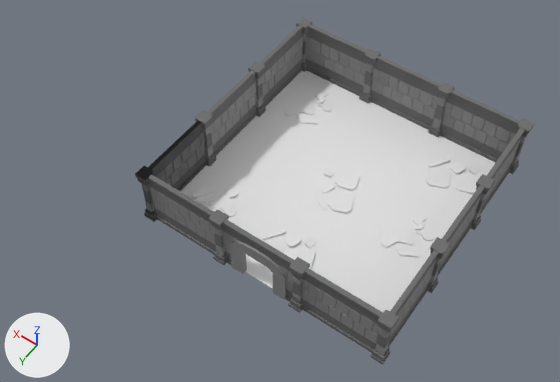
One commit to the Blender file CompleteBlenderCreatorTraining/02_ModularDungeon/ModularDungeon.blend: the scene before it, then after it.
Rendered twice from a 50 mm camera at (-8.9, 13.7, 28.6) aimed at (4.3, -4.7, -0.3). Every picture has the same lights, and +X, +Y and +Z are marked at lower left.

Names of what the first picture shows: 'Floor', 'Floor.001', 'Floor.002', 'Floor.003', 'Floor.004', 'Floor.005', 'Floor.006', 'Floor.007', 'Floor.008', 'Wall.009', 'Wall.010', 'Wall.013'.
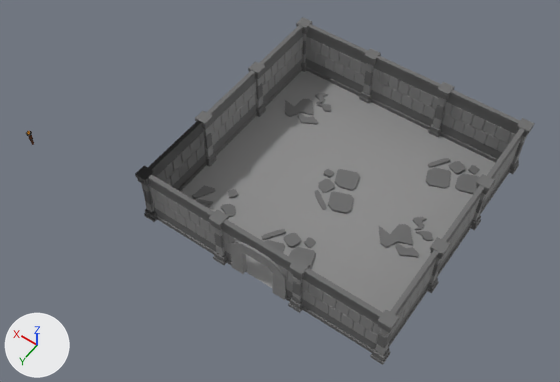
Patch to the scene script:
```diff
--- a/CompleteBlenderCreatorTraining/02_ModularDungeon/ModularDungeon.blend.py
+++ b/CompleteBlenderCreatorTraining/02_ModularDungeon/ModularDungeon.blend.py
@@ me_plane_008 @@
 me_plane_008.from_pydata(...)  # 88 vertices, 53 faces; spans x -2.0..2.0, y -2.0..2.0, z -0.12..0.12
 # used by ob_floor_004; location = (2.0, -6.0, 0.0); rotation_euler = (0.0, 0.0, 1.571), in degrees (0, 0, 90)
+# me_plane_008 part 1: the 1 face centred in x 0.0, y 0.0, z 0.0 switches from no material to mat_wallgrey (grey #909090)
+# me_plane_008 part 2: 52 of the faces centred in x -1.4..1.25, y -1.06..1.16, z -0.08..0.08 switch from no material to mat_pillargrey (dark grey #6d6d6d)
+me_plane_008.materials.append(mat_wallgrey)  # grey #909090
@@ me_plane_009 @@
 me_plane_009.from_pydata(...)  # 4 vertices, 1 face; spans x -2.0..2.0, y -2.0..2.0, z 0.0
+me_plane_009.materials.append(mat_wallgrey)  # grey #909090
@@ me_plane_010 @@
 me_plane_010.from_pydata(...)  # 4 vertices, 1 face; spans x -2.0..2.0, y -2.0..2.0, z 0.0
+me_plane_010.materials.append(mat_wallgrey)  # grey #909090
@@ me_plane_011 @@
 me_plane_011.from_pydata(...)  # 76 vertices, 45 faces; spans x -2.0..2.0, y -2.0..2.0, z -0.08..0.08
+# me_plane_011 part 3: the 1 face centred in x 0.0, y 0.0, z 0.0 switches from no material to mat_wallgrey (grey #909090)
+# me_plane_011 part 4: 43 of the faces centred in x -1.0..1.05, y -0.97..1.39, z -0.08..0.08 switch from no material to mat_pillargrey (dark grey #6d6d6d)
+me_plane_011.materials.append(mat_wallgrey)  # grey #909090
@@ me_plane_012 @@
 me_plane_012.from_pydata(...)  # 88 vertices, 53 faces; spans x -2.0..2.0, y -2.0..2.0, z -0.12..0.12
+# me_plane_012 part 5: the 1 face centred in x 0.0, y 0.0, z 0.0 switches from no material to mat_wallgrey (grey #909090)
+# me_plane_012 part 6: 52 of the faces centred in x -1.4..1.25, y -1.06..1.16, z -0.08..0.08 switch from no material to mat_pillargrey (dark grey #6d6d6d)
+me_plane_012.materials.append(mat_wallgrey)  # grey #909090
@@ me_plane_002 @@
 me_plane_002.from_pydata(...)  # 88 vertices, 53 faces; spans x -2.0..2.0, y -2.0..2.0, z -0.12..0.12
+# me_plane_002 part 7: all 2 faces centred in x -0.84..0.0, y 0.0..0.07, z -0.08..0.0 switch from no material to mat_wallgrey (grey #909090)
+# me_plane_002 part 8: 51 of the faces centred in x -1.4..1.25, y -1.06..1.16, z -0.08..0.08 switch from no material to mat_pillargrey (dark grey #6d6d6d)
@@ me_plane_003 @@
 me_plane_003.from_pydata(...)  # 88 vertices, 53 faces; spans x -2.0..2.0, y -2.0..2.0, z -0.16..0.16
+# me_plane_003 part 9: the 1 face centred in x 0.0, y 0.0, z 0.0 switches from no material to mat_wallgrey (grey #909090)
+# me_plane_003 part 10: 52 of the faces centred in x -1.0..1.22, y -1.29..1.14, z -0.08..0.08 switch from no material to mat_pillargrey (dark grey #6d6d6d)
+me_plane_003.materials.append(mat_wallgrey)  # grey #909090
@@ me_plane_004 @@
 me_plane_004.from_pydata(...)  # 76 vertices, 45 faces; spans x -2.0..2.0, y -2.0..2.0, z -0.08..0.08
+# me_plane_004 part 11: the 1 face centred in x 0.0, y 0.0, z 0.0 switches from no material to mat_wallgrey (grey #909090)
+# me_plane_004 part 12: 43 of the faces centred in x -1.0..1.05, y -0.97..1.39, z -0.08..0.08 switch from no material to mat_pillargrey (dark grey #6d6d6d)
+me_plane_004.materials.append(mat_wallgrey)  # grey #909090
@@ me_plane_001 @@
 me_plane_001.from_pydata(...)  # 4 vertices, 1 face; spans x -2.0..2.0, y -2.0..2.0, z 0.0
+me_plane_001.materials.append(mat_wallgrey)  # grey #909090
@@ ob_torch @@
+ob_torch = bpy.data.objects.new('Torch', me_cylinder_001)  # 104 vertices, 98 faces; spans x -1.66..1.66, y -1.66..1.66, z -1.4..1.32; in mat_cratebrown (brown #5a2c06), mat_barrelmetal (dark grey #505050)
+ob_torch.location = (16.0, 0.0, 0.0)
+ob_torch.scale = (0.1, 0.1, 0.305)
```

What differs and where, as boxes (x1, y1, x2, y2) in the pictures (560 x 382 px):
'Floor.005', recoloured (white to grey)
    both: (214, 114, 324, 198)
'Floor.006', recoloured (white to grey)
    both: (324, 102, 433, 183)
'Floor', recoloured (white to grey)
    both: (321, 240, 414, 312)
'Torch', added
    after: (25, 131, 34, 145)
part 1 of me_plane_008, recoloured (white to grey)
    both: (276, 146, 394, 240)
part 2 of me_plane_008, recoloured (white to grey)
    both: (315, 169, 360, 214)
part 3 of me_plane_011, recoloured (white to grey)
    both: (263, 71, 364, 145)
part 4 of me_plane_011, recoloured
    both: (285, 93, 331, 125)
part 5 of me_plane_012, recoloured (white to grey)
    both: (395, 135, 495, 216)
part 6 of me_plane_012, recoloured (white to grey)
    both: (426, 158, 480, 194)
part 7 of me_plane_002, recoloured (white to grey)
    both: (245, 199, 349, 289)
part 8 of me_plane_002, recoloured (white to grey)
    both: (261, 229, 316, 269)
part 9 of me_plane_003, recoloured (white to grey)
    both: (180, 163, 276, 231)
part 10 of me_plane_003, recoloured (white to grey)
    both: (192, 185, 238, 217)
part 11 of me_plane_004, recoloured (white to grey)
    both: (350, 183, 457, 277)
part 12 of me_plane_004, recoloured (white to grey)
    both: (379, 217, 433, 258)
